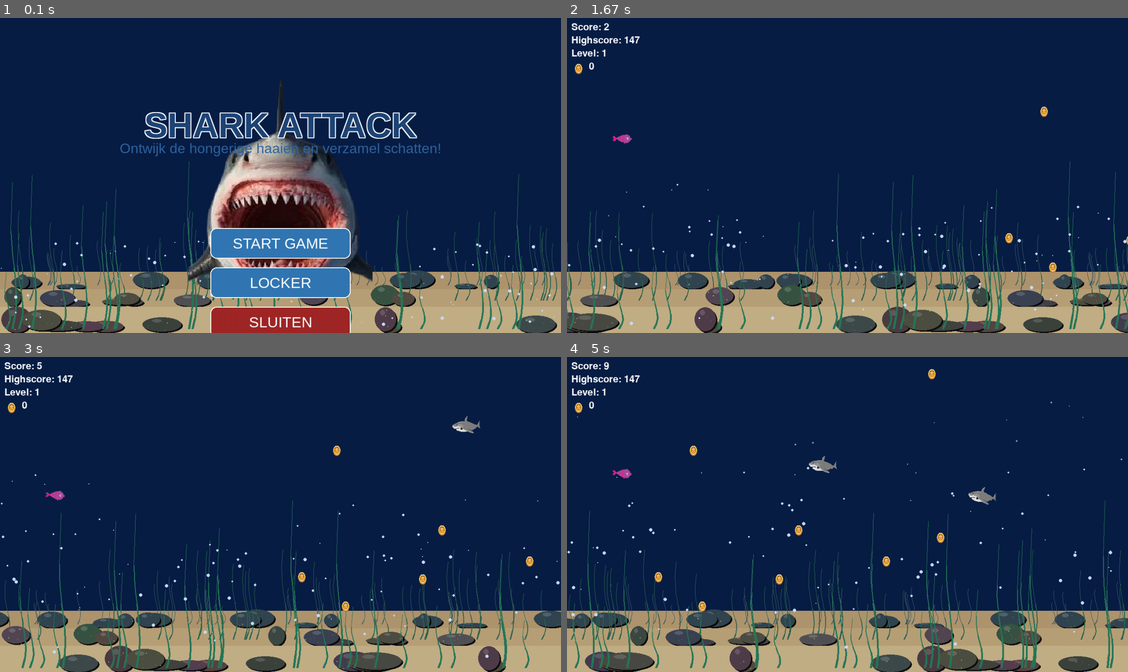
Above: before the commit, frames 1-4 (two rows, left to right).
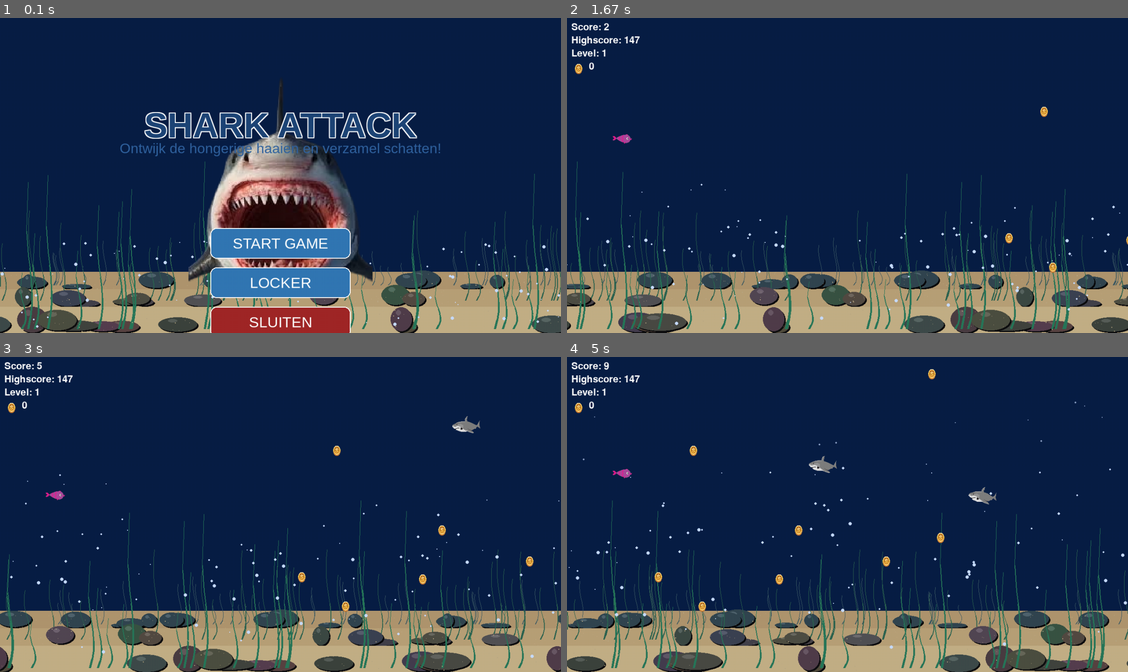
Above: after the commit, the same moments.

Repository: UCLL-introproject-2526/projectweek-46-alibi
Game: pygame game, started from main.py
Two runs of this game, one before a commit and one after it. Both use one fixed random seed, a clock stepped at 60 frames per second and the inputs below.
Inputs (mouse positions are in pixels of both pictures, inside the frame that each line leads up to):
- Up to frame 1 (0.1 s): no input
- Up to frame 2 (1.67 s): click "START GAME" at 0.38 s; hold Up 0.67-1.13 s; move the mouse to (825, 188) at 0.7 s; hold Down 1.17-1.47 s; hold Up from 1.5 s (still down)
- Up to frame 3 (3 s): release Up at 1.87 s; hold Down 1.9-2.27 s; hold Up 2.3-2.6 s; hold Down 2.63-2.93 s; hold Up from 2.97 s (still down)
- Up to frame 4 (5 s): release Up at 3.33 s; hold Down 3.37-3.73 s; hold Up 3.77-4.07 s; hold Down 4.1-4.4 s; hold Up 4.43-4.8 s; hold Down from 4.83 s (still down)

The runs differ from the first frame. In frame 1, 8.2% of the frame differs, in the area x 0-100%, y 45-100%; in frame 2, 14%; in frame 3, 14%; in frame 4, 14%, in the area x 0-100%, y 14-100%.

Commit message:
background fix

Diff:
--- a/homescreen.py
+++ b/homescreen.py
@@ -103,7 +103,8 @@
                     return "quit"
 
         # ===== ACHTERGROND =====
-        draw_background(screen, time)
+        draw_background(screen, time, scroll=False)
+
 
 
 
--- a/sharks.py
+++ b/sharks.py
@@ -286,8 +286,8 @@
     #   MAIN LOOP
     # -------------------------------
     while True:
-        draw_background(screen, time)
-        time += 1
+        draw_background(screen, time, scroll=True)
+
 
         # events
         # -------------------------------
--- a/window.py
+++ b/window.py
@@ -151,7 +151,7 @@
     _bg_initialized = True
 
 
-def draw_background(screen, time):
+def draw_background(screen, time, scroll = True):
     global scroll_x, _bg_initialized, _bg_width, _bg_height
     w, h = screen.get_size()
 
@@ -162,8 +162,11 @@
     screen.fill((8, 30, 70))
 
     # scrolling update (keep increasing to avoid teleporting)
-    scroll_x += SCROLL_SPEED
+    # scrolling update
+    if scroll:
+        scroll_x += SCROLL_SPEED
     base_offset = -scroll_x
+
 
     # Far layer (slow parallax)
     m = 0.35
